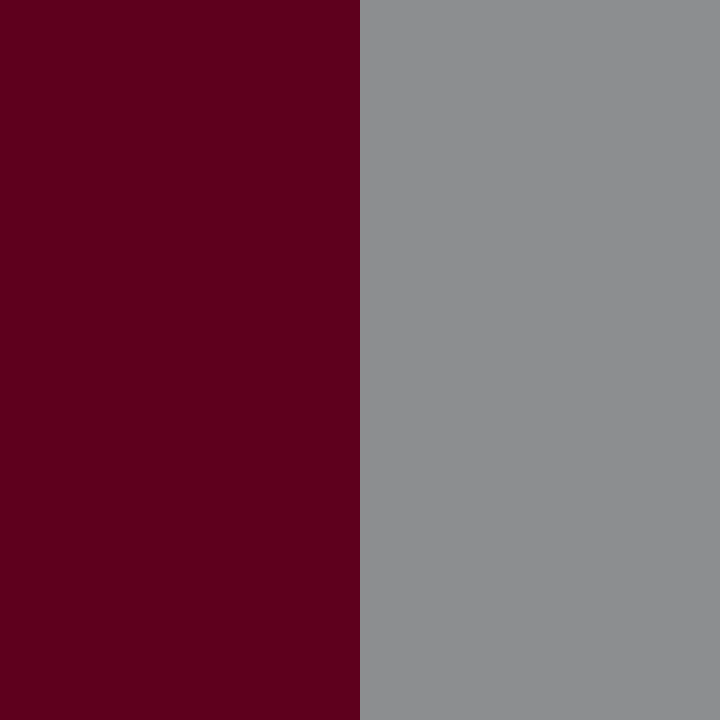
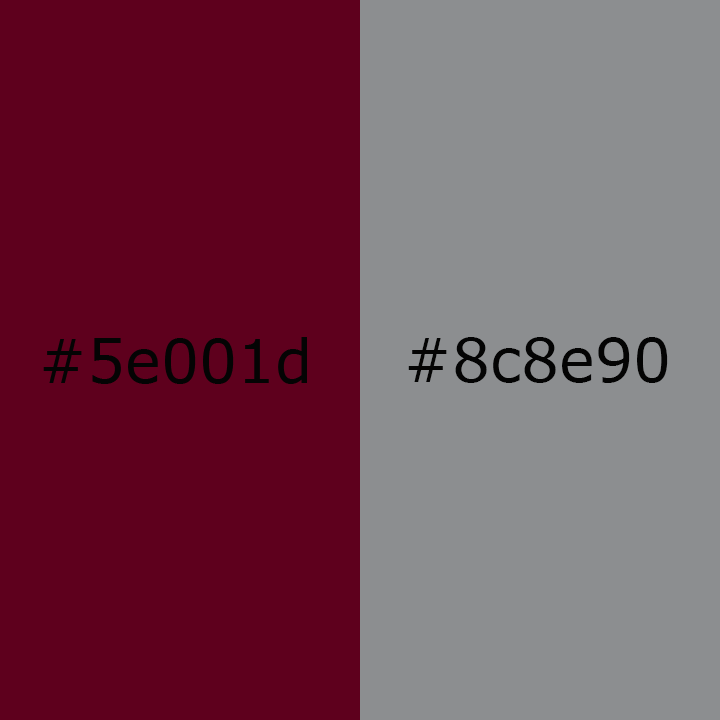
Two versions of the same layered image (720 × 720). Layer-by-layer changes:
added layer "#8c8e90" above "Layer 1" over (x1=408, y1=337, x2=668, y2=383)
added layer "#5e001d" above "Rectangle 2" over (x1=43, y1=337, x2=307, y2=384)
